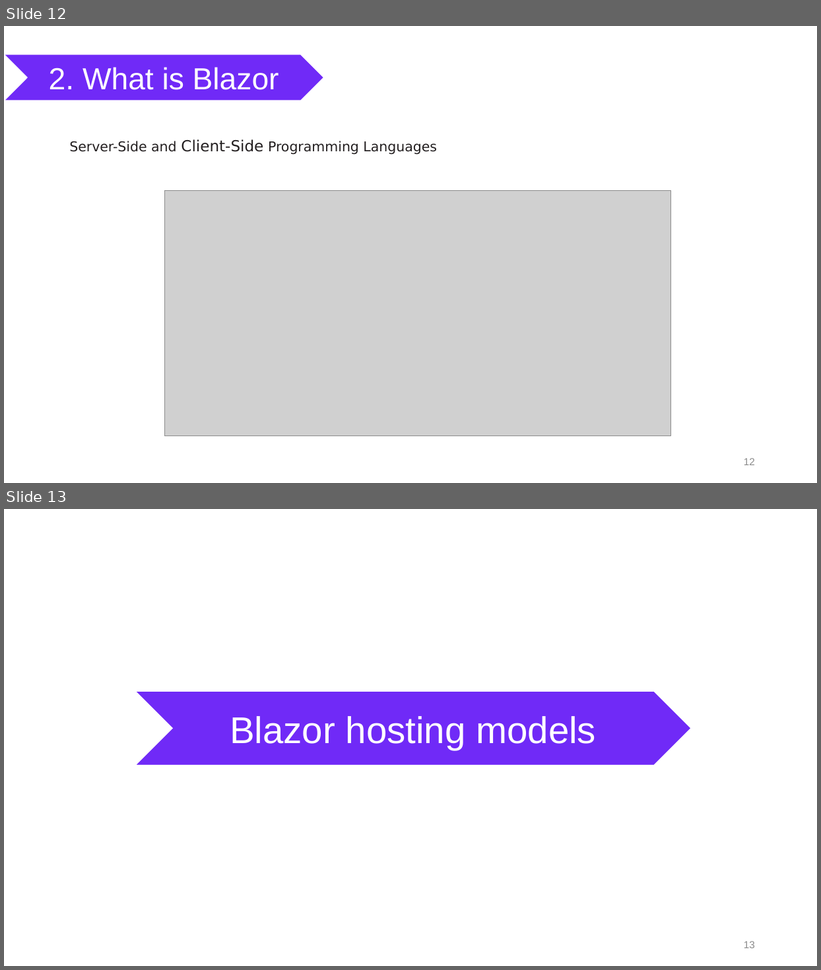
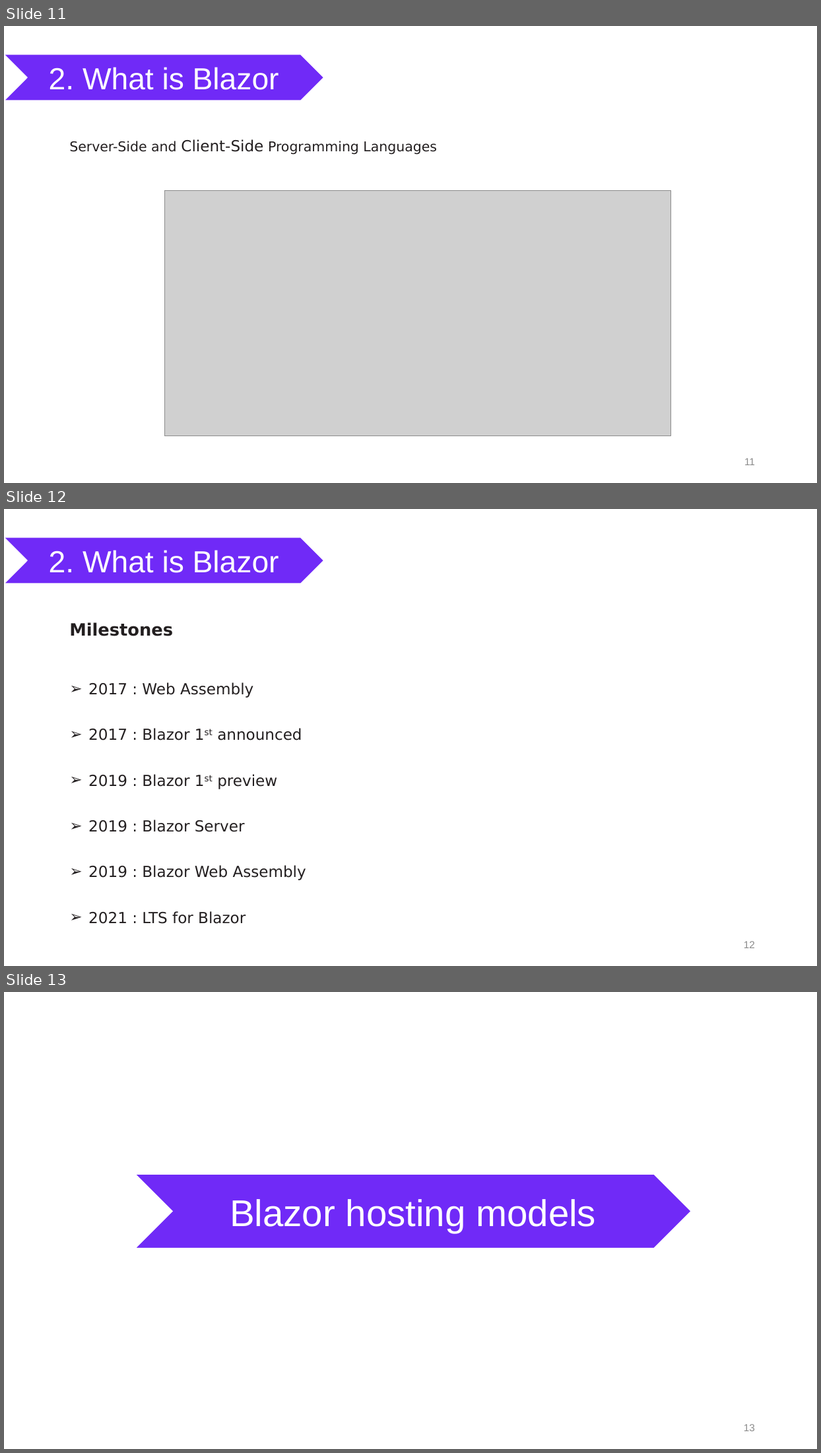
Before and after one commit to nguyenhoanthienit/blazor, a slide deck: Documents/seminar.pptx. Shown one above the other, each under a label of ours: slides 12 and 13 before the commit, slides 11, 12 and 13 after it. The pictures are 821x970 and 821x1453 pixels, drawn with LibreOffice and Linux fonts; fonts in the diff are those of the drawing; grey boxes stand for pictures. Boxes give left, top, right and bottom in pixels: in the first picture for what was removed or moved away, otherwise in the second. Text is boxed around its words. In the diff, an @@ line names an element or a change of style, - is before the commit and + after.

```diff
--- a/Documents/seminar.pptx
+++ b/Documents/seminar.pptx
@@ slide 12 added at box(4, 509, 817, 966), background #FFFFFF @@
@@ chevron added at box(4, 537, 324, 584), fill #702AF7, outline #FFFFFF 1 pt, 36 pt, text #FFFFFF @@
+2. What is Blazor
@@ text added at box(69, 623, 173, 636), 20 pt, text #231F20, bold @@
+Milestones
@@ text added at box(88, 683, 306, 924), 18 pt, text #231F20 @@
+➢ 2017 : Web Assembly
+➢ 2017 : Blazor 1st announced
+➢ 2019 : Blazor 1st preview
+➢ 2019 : Blazor Server
+➢ 2019 : Blazor Web Assembly
+➢ 2021 : LTS for Blazor
@@ page number added at box(744, 941, 755, 949), 12 pt, text #8C8C8C @@
+12
@@ what was slide 12 is now slide 11 @@
@@ page number at box(745, 458, 755, 466): text changed @@
-12
+11
```
Also in this commit, not shown: 3 slides changed, 1 slide removed.
